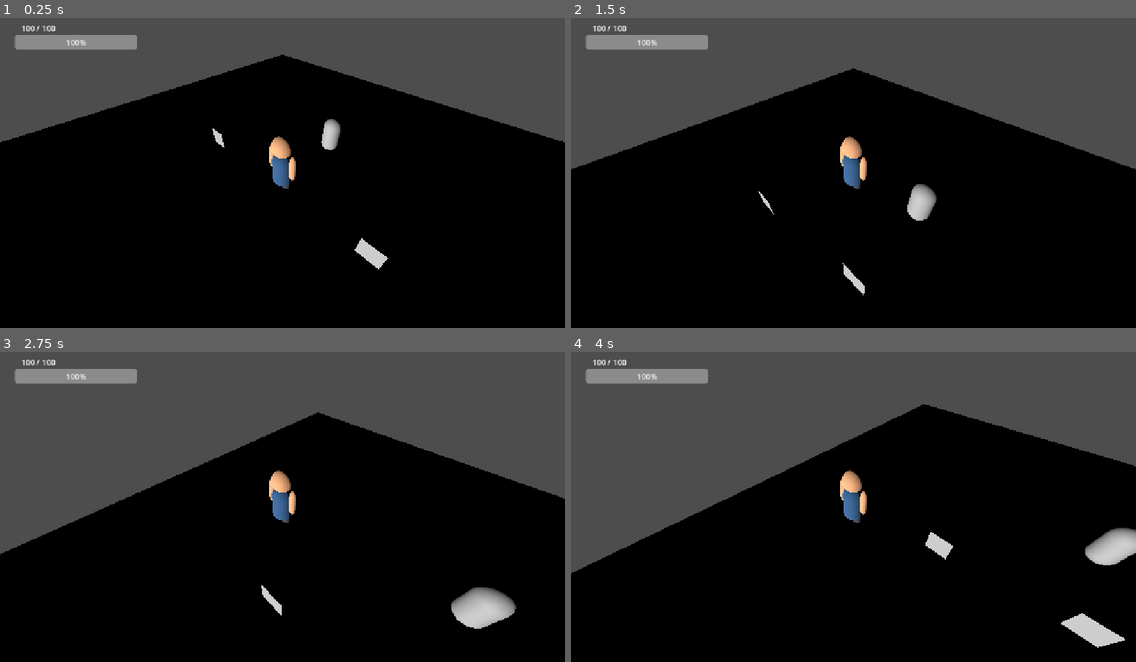
Above: before the commit, frames 1-4 (two rows, left to right).
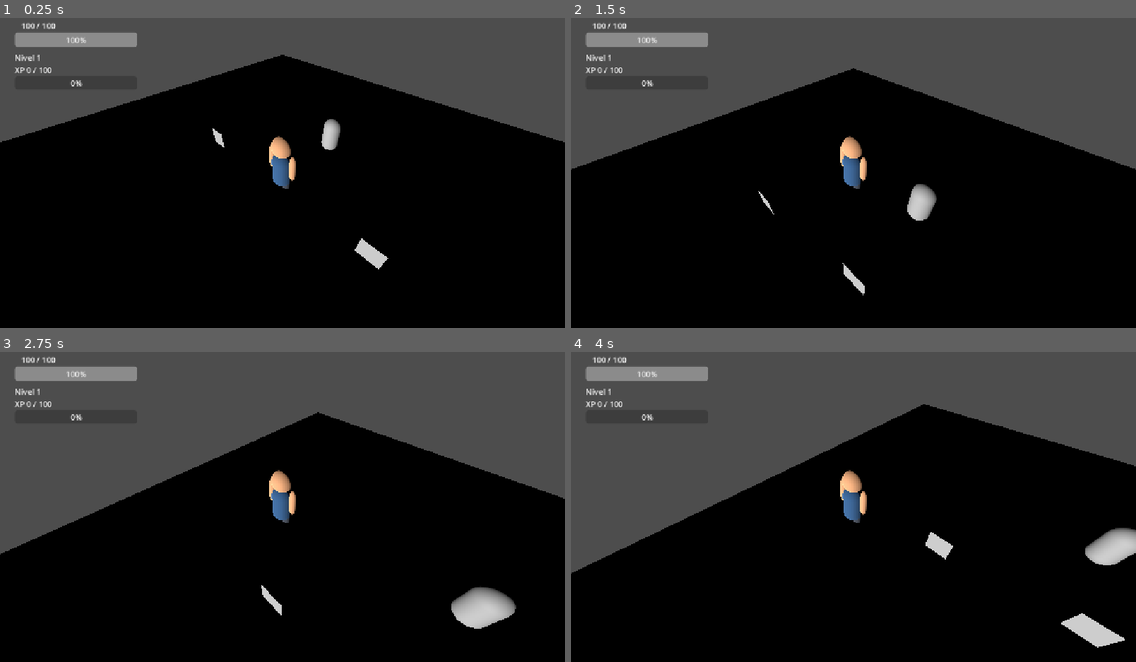
Above: after the commit, the same moments.

Repository: AdolfoBarca/MUNDO_LEYENDAS
Game: Godot game, scene res://Main.tscn
Same seed, same stepped clock (60 frames per second), same inputs: the game is played once before the commit and once after it.
Inputs (mouse positions are in pixels of both pictures, inside the frame that each line leads up to):
- Up to frame 1 (0.25 s): no input
- Up to frame 2 (1.5 s): tap Enter at 0.5 s; move the mouse to (825, 231) at 0.52 s; hold W from 0.53 s (still down); click (825, 231) at 0.67 s; move the mouse to (1023, 216) at 1.27 s; click (1023, 216) at 1.42 s
- Up to frame 3 (2.75 s): move the mouse to (113, 454) at 2.02 s; release W at 2.03 s; hold A from 2.03 s (still down); click (113, 454) at 2.17 s
- Up to frame 4 (4 s): move the mouse to (881, 503) at 2.77 s; click (881, 503) at 2.92 s; move the mouse to (768, 423) at 3.52 s; release A at 3.53 s; hold S from 3.53 s (still down); click (768, 423) at 3.67 s

The runs differ from the first frame. In frame 1, 0.6% of the frame differs, in the area x 2-25%, y 1-23%; in frame 2, 0.6%; in frame 3, 0.6%; in frame 4, 0.6%.

Commit message:
Agregar defensa experiencia niveles y HUD

Diff:
--- a/EnemigoPrueba.gd
+++ b/EnemigoPrueba.gd
@@ -10,6 +10,13 @@
 
 
 # =========================================================
+# EXPERIENCIA
+# =========================================================
+
+@export var experiencia_otorgada: int = 25
+
+
+# =========================================================
 # ATAQUE DEL ENEMIGO
 # =========================================================
 
@@ -18,7 +25,9 @@
 @export var tiempo_entre_ataques: float = 1.0
 
 var temporizador_ataque: float = 0.0
+
 var heroe: CharacterBody3D
+var esta_muerto: bool = false
 
 
 # =========================================================
@@ -26,7 +35,14 @@
 # =========================================================
 
 func _ready() -> void:
-	heroe = get_tree().root.find_child("Heroe", true, false)
+	vida_actual = vida_maxima
+	esta_muerto = false
+
+	heroe = get_tree().root.find_child(
+		"Heroe",
+		true,
+		false
+	)
 
 	if heroe != null:
 		print("ENEMIGO ENCONTRÓ AL HÉROE")
@@ -39,6 +55,9 @@
 # =========================================================
 
 func _physics_process(delta: float) -> void:
+	if esta_muerto:
+		return
+
 	if temporizador_ataque > 0.0:
 		temporizador_ataque -= delta
 
@@ -51,7 +70,9 @@
 	if heroe.get("esta_muerto") == true:
 		return
 
-	var distancia = global_position.distance_to(heroe.global_position)
+	var distancia = global_position.distance_to(
+		heroe.global_position
+	)
 
 	if distancia <= distancia_ataque:
 		atacar_heroe()
@@ -62,10 +83,16 @@
 # =========================================================
 
 func atacar_heroe() -> void:
+	if esta_muerto:
+		return
+
 	if temporizador_ataque > 0.0:
 		return
 
 	if heroe == null:
+		return
+
+	if not is_instance_valid(heroe):
 		return
 
 	if heroe.get("esta_muerto") == true:
@@ -84,6 +111,9 @@
 # =========================================================
 
 func recibir_dano(cantidad: int) -> void:
+	if esta_muerto:
+		return
+
 	vida_actual -= cantidad
 
 	if vida_actual < 0:
@@ -103,5 +133,19 @@
 # =========================================================
 
 func morir() -> void:
+	if esta_muerto:
+		return
+
+	esta_muerto = true
+	vida_actual = 0
+
 	print("ENEMIGO DERROTADO")
+
+	if heroe != null:
+		if is_instance_valid(heroe):
+			if heroe.has_method("recibir_experiencia"):
+				heroe.recibir_experiencia(
+					experiencia_otorgada
+				)
+
 	queue_free()
--- a/Heroe.gd
+++ b/Heroe.gd
@@ -1,7 +1,45 @@
 extends CharacterBody3D
+
+
+# =========================================================
+# MOVIMIENTO Y ATAQUE
+# =========================================================
 
 @export var move_speed: float = 5.0
 @export var attack_cooldown: float = 0.5
+
+@export var dano: int = 20
+@export var defensa: int = 3
+
+
+# =========================================================
+# VIDA DEL HÉROE
+# =========================================================
+
+@export var vida_maxima: int = 100
+@export var regeneracion_por_segundo: int = 2
+@export var espera_para_regenerar: float = 5.0
+
+var vida_actual: int
+var esta_muerto: bool = false
+
+var temporizador_regeneracion: float = 0.0
+var tiempo_desde_ultimo_dano: float = 0.0
+
+
+# =========================================================
+# NIVEL Y EXPERIENCIA
+# =========================================================
+
+@export var nivel: int = 1
+@export var experiencia_para_siguiente_nivel: int = 100
+
+var experiencia_actual: int = 0
+
+
+# =========================================================
+# APARIENCIA
+# =========================================================
 
 @export var color_piel: Color = Color("#C98F65")
 @export var color_camisa: Color = Color("#244A73")
@@ -9,21 +47,13 @@
 
 
 # =========================================================
-# VIDA DEL HÉROE
-# =========================================================
-
-@export var vida_maxima: int = 100
-@export var regeneracion_por_segundo: int = 2
-@export var espera_para_regenerar: float = 5.0
-
-var vida_actual: int
-var esta_muerto: bool = false
-
-var temporizador_regeneracion: float = 0.0
-var tiempo_desde_ultimo_dano: float = 0.0
-
-
-var gravity: float = ProjectSettings.get_setting("physics/3d/default_gravity")
+# VARIABLES GENERALES
+# =========================================================
+
+var gravity: float = ProjectSettings.get_setting(
+	"physics/3d/default_gravity"
+)
+
 var attack_timer: float = 0.0
 
 
@@ -44,8 +74,25 @@
 
 @onready var nombre_label: Label3D = $NombreHeroe
 
-@onready var barra_vida: ProgressBar = get_node("../Interfaz/BarraVida")
-@onready var texto_vida: Label = get_node("../Interfaz/TextoVida")
+@onready var barra_vida: ProgressBar = get_node(
+	"../Interfaz/BarraVida"
+)
+
+@onready var texto_vida: Label = get_node(
+	"../Interfaz/TextoVida"
+)
+
+@onready var texto_nivel: Label = get_node(
+	"../Interfaz/TextoNivel"
+)
+
+@onready var texto_experiencia: Label = get_node(
+	"../Interfaz/TextoExperiencia"
+)
+
+@onready var barra_experiencia: ProgressBar = get_node(
+	"../Interfaz/BarraExperiencia"
+)
 
 
 # =========================================================
@@ -53,6 +100,7 @@
 # =========================================================
 
 func _ready() -> void:
+
 	vida_actual = vida_maxima
 	esta_muerto = false
 
@@ -68,66 +116,82 @@
 	if nombre_label != null:
 		nombre_label.text = DatosJugador.nombre
 
-	actualizar_interfaz_vida()
+	actualizar_interfaz()
 
 	print("==============================")
 	print("HÉROE CARGADO EN EL MAPA")
 	print("Nombre: ", DatosJugador.nombre)
 	print("País: ", DatosJugador.pais)
+	print("Nivel: ", nivel)
+	print(
+		"Experiencia: ",
+		experiencia_actual,
+		"/",
+		experiencia_para_siguiente_nivel
+	)
 	print("Vida: ", vida_actual, "/", vida_maxima)
-	print("==============================")
-
-
-# =========================================================
-# VIDA
+	print("Daño: ", dano)
+	print("Defensa: ", defensa)
+	print("==============================")
+
+
+# =========================================================
+# VIDA Y DEFENSA
 # =========================================================
 
 func recibir_dano(cantidad: int) -> void:
+
 	if esta_muerto:
 		return
 
-	vida_actual -= cantidad
+	var dano_final: int = max(cantidad - defensa, 1)
+
+	vida_actual -= dano_final
 
 	if vida_actual < 0:
 		vida_actual = 0
 
-	# Reiniciar la espera de regeneración
 	tiempo_desde_ultimo_dano = 0.0
 	temporizador_regeneracion = 0.0
 
-	actualizar_interfaz_vida()
-
-	print("HÉROE RECIBE ", cantidad, " DE DAÑO")
+	actualizar_interfaz()
+
+	print("ATAQUE ENEMIGO: ", cantidad)
+	print("DEFENSA DEL HÉROE: ", defensa)
+	print("HÉROE RECIBE ", dano_final, " DE DAÑO")
 	print("VIDA: ", vida_actual, "/", vida_maxima)
 
 	if vida_actual <= 0:
 		morir()
 
 
+# =========================================================
+# REGENERACIÓN
+# =========================================================
+
 func regenerar_vida(delta: float) -> void:
+
 	if esta_muerto:
 		return
 
 	if vida_actual >= vida_maxima:
 		return
 
-	# Contar cuánto tiempo ha pasado desde el último golpe
 	tiempo_desde_ultimo_dano += delta
 
-	# Todavía no han pasado los segundos necesarios
 	if tiempo_desde_ultimo_dano < espera_para_regenerar:
 		return
 
-	# Después de la espera, regenerar cada segundo
 	temporizador_regeneracion += delta
 
 	if temporizador_regeneracion >= 1.0:
+
 		vida_actual += regeneracion_por_segundo
 
 		if vida_actual > vida_maxima:
 			vida_actual = vida_maxima
 
-		actualizar_interfaz_vida()
+		actualizar_interfaz()
 
 		print(
 			"HÉROE REGENERA ",
@@ -141,8 +205,104 @@
 		temporizador_regeneracion = 0.0
 
 
-func actualizar_interfaz_vida() -> void:
+# =========================================================
+# MUERTE
+# =========================================================
+
+func morir() -> void:
+
+	if esta_muerto:
+		return
+
+	esta_muerto = true
+	vida_actual = 0
+
+	actualizar_interfaz()
+
+	print("==============================")
+	print("HÉROE DERROTADO")
+	print("==============================")
+
+
+# =========================================================
+# EXPERIENCIA
+# =========================================================
+
+func recibir_experiencia(cantidad: int) -> void:
+
+	if cantidad <= 0:
+		return
+
+	experiencia_actual += cantidad
+
+	print("==============================")
+	print("+", cantidad, " XP")
+	print(
+		"EXPERIENCIA: ",
+		experiencia_actual,
+		"/",
+		experiencia_para_siguiente_nivel
+	)
+	print("==============================")
+
+	comprobar_subida_nivel()
+
+	actualizar_interfaz()
+
+
+func comprobar_subida_nivel() -> void:
+
+	while experiencia_actual >= experiencia_para_siguiente_nivel:
+
+		experiencia_actual -= experiencia_para_siguiente_nivel
+
+		subir_nivel()
+
+
+# =========================================================
+# SUBIR DE NIVEL
+# =========================================================
+
+func subir_nivel() -> void:
+
+	nivel += 1
+
+	vida_maxima += 10
+	dano += 2
+	defensa += 1
+
+	vida_actual = vida_maxima
+
+	experiencia_para_siguiente_nivel += 50
+
+	actualizar_interfaz()
+
+	print("")
+	print("================================")
+	print("¡SUBIDA DE NIVEL!")
+	print("NIVEL: ", nivel)
+	print("VIDA MÁXIMA: ", vida_maxima)
+	print("DAÑO: ", dano)
+	print("DEFENSA: ", defensa)
+	print(
+		"SIGUIENTE NIVEL: ",
+		experiencia_actual,
+		"/",
+		experiencia_para_siguiente_nivel,
+		" XP"
+	)
+	print("================================")
+	print("")
+
+
+# =========================================================
+# INTERFAZ
+# =========================================================
+
+func actualizar_interfaz() -> void:
+
 	if barra_vida != null:
+		barra_vida.min_value = 0
 		barra_vida.max_value = vida_maxima
 		barra_vida.value = vida_actual
 
@@ -153,19 +313,19 @@
 			vida_maxima
 		]
 
-
-func morir() -> void:
-	if esta_muerto:
-		return
-
-	esta_muerto = true
-	vida_actual = 0
-
-	actualizar_interfaz_vida()
-
-	print("==============================")
-	print("HÉROE DERROTADO")
-	print("==============================")
+	if texto_nivel != null:
+		texto_nivel.text = "Nivel %d" % nivel
+
+	if texto_experiencia != null:
+		texto_experiencia.text = "XP %d / %d" % [
+			experiencia_actual,
+			experiencia_para_siguiente_nivel
+		]
+
+	if barra_experiencia != null:
+		barra_experiencia.min_value = 0
+		barra_experiencia.max_value = experiencia_para_siguiente_nivel
+		barra_experiencia.value = experiencia_actual
 
 
 # =========================================================
@@ -173,12 +333,14 @@
 # =========================================================
 
 func aplicar_colores_personaje() -> void:
+
 	aplicar_color_piel()
 	aplicar_color_camisa()
 	aplicar_color_pantalon()
 
 
 func aplicar_color_piel() -> void:
+
 	var partes_piel = [
 		cabeza,
 		brazo_izquierdo,
@@ -186,7 +348,9 @@
 	]
 
 	for parte in partes_piel:
+
 		if parte != null:
+
 			var material = parte.get_surface_override_material(0)
 
 			if material != null:
@@ -194,7 +358,9 @@
 
 
 func aplicar_color_camisa() -> void:
+
 	if cuerpo != null:
+
 		var material = cuerpo.get_surface_override_material(0)
 
 		if material != null:
@@ -202,13 +368,16 @@
 
 
 func aplicar_color_pantalon() -> void:
+
 	var piernas = [
 		pierna_izquierda,
 		pierna_derecha
 	]
 
 	for pierna in piernas:
+
 		if pierna != null:
+
 			var material = pierna.get_surface_override_material(0)
 
 			if material != null:
@@ -220,24 +389,34 @@
 # =========================================================
 
 func _input(event: InputEvent) -> void:
+
 	if esta_muerto:
 		return
 
 	if event is InputEventMouseButton:
+
 		if event.button_index == MOUSE_BUTTON_LEFT and event.pressed:
+
 			if attack_timer <= 0.0:
+
 				print("ATAQUE")
+
 				attack_timer = attack_cooldown
 
-				var area_ataque: Area3D = get_node_or_null("AreaAtaque")
+				var area_ataque: Area3D = get_node_or_null(
+					"AreaAtaque"
+				)
 
 				if area_ataque != null:
+
 					for body in area_ataque.get_overlapping_bodies():
+
 						if body.name == "EnemigoPrueba":
+
 							print("GOLPE A ENEMIGO")
 
 							if body.has_method("recibir_dano"):
-								body.recibir_dano(20)
+								body.recibir_dano(dano)
 
 
 # =========================================================
@@ -245,9 +424,12 @@
 # =========================================================
 
 func _physics_process(delta: float) -> void:
+
 	if esta_muerto:
+
 		velocity = Vector3.ZERO
 		move_and_slide()
+
 		return
 
 	regenerar_vida(delta)
@@ -255,6 +437,7 @@
 	var move_dir := Vector3.ZERO
 
 	if camera != null:
+
 		var cam_forward := -camera.global_basis.z
 		var cam_right := camera.global_basis.x
 
@@ -277,6 +460,7 @@
 			move_dir += cam_right
 
 	else:
+
 		if Input.is_physical_key_pressed(KEY_W):
 			move_dir.z -= 1.0
 
--- a/Main.tscn
+++ b/Main.tscn
@@ -131,13 +131,31 @@
 
 [node name="BarraVida" type="ProgressBar" parent="Interfaz" unique_id=1104055340]
 offset_left = 30.0
-offset_top = 50.0
+offset_top = 45.0
 offset_right = 280.0
-offset_bottom = 80.0
+offset_bottom = 75.0
 value = 100.0
 
 [node name="TextoVida" type="Label" parent="Interfaz" unique_id=67641736]
 offset_left = 30.0
-offset_top = 25.0
+offset_top = 20.0
 offset_right = 70.0
-offset_bottom = 48.0
+offset_bottom = 43.0
+
+[node name="TextoNivel" type="Label" parent="Interfaz" unique_id=1144389158]
+offset_left = 30.0
+offset_top = 85.0
+offset_right = 70.0
+offset_bottom = 108.0
+
+[node name="TextoExperiencia" type="Label" parent="Interfaz" unique_id=1288179679]
+offset_left = 30.0
+offset_top = 110.0
+offset_right = 70.0
+offset_bottom = 133.0
+
+[node name="BarraExperiencia" type="ProgressBar" parent="Interfaz" unique_id=1966540938]
+offset_left = 30.0
+offset_top = 135.0
+offset_right = 280.0
+offset_bottom = 162.0
